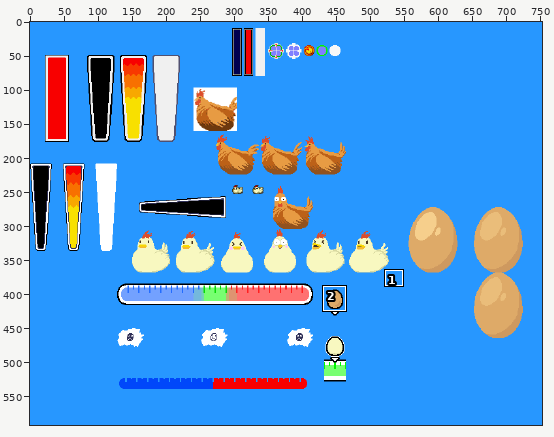
Two versions of one sprite sheet, assets/images/sprites_p.png. The first picture is a wide view before the edit; the outline marks the close-up.
Close-up. The starting point:
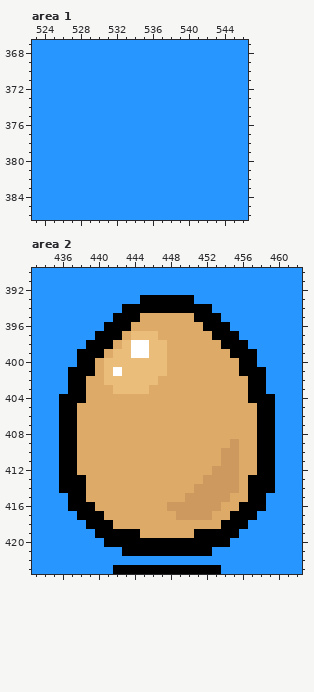
The file is 752x592 pixels. Colours within 5 levels of each other are drawn and written as one. Shown: area 1: x 523..546, y 367..386; area 2: x 433..462, y 390..423. The commit also changed other parts of the picture, which this record leaves out.
After:
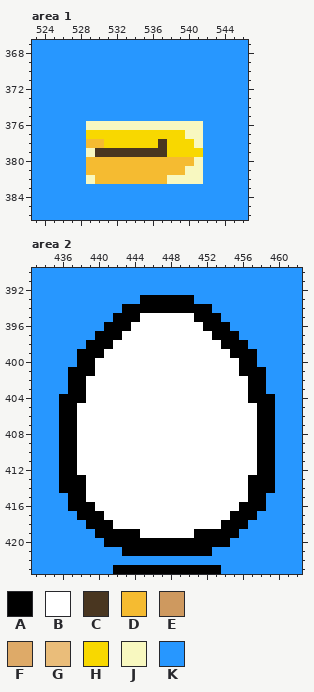
Palette (. is transparent): A #000000  B #ffffff  C #493620  D #f5bb31  E #ce995f  F #deaa68  G #eabd7a  H #f8d800  J #f8f8c0  K #2797ff
The edit:
{"where": "area 1"}
{"y":376,"x":529,"old":"KKKKKKKKKKKKK","new":"JJJJJJJJJJJJJ"}
{"y":377,"x":529,"old":"KKKKKKKKKKKKK","new":"HHHHHHHHHHHJJ"}
{"y":378,"x":529,"old":"KKKKKKKKKKKKK","new":"DDHHHHHHCHHHJ"}
{"y":379,"x":529,"old":"KKKKKKKKKKKKK","new":"JCCCCCCCCHHHH"}
{"y":380,"x":529,"old":"KKKKKKKKKKKKK","new":"DDDDDDDDDDDDJ"}
{"y":381,"x":529,"old":"KKKKKKKKKKKKK","new":"DDDDDDDDDDDJJ"}
{"y":382,"x":529,"old":"KKKKKKKKKKKKK","new":"JDDDDDDDDJJJJ"}
{"where": "area 2"}
{"y":395,"x":445,"old":"FFFFFF","new":"BBBBBB"}
{"y":396,"x":444,"old":"FFFFFFFF","new":"BBBBBBBB"}
{"y":397,"x":443,"old":"FGGGFFFFFF","new":"BBBBBBBBBB"}
{"y":398,"x":442,"old":"FG","new":"BB"}
{"y":398,"x":446,"old":"GGFFFFFF","new":"BBBBBBBB"}
{"y":399,"x":441,"old":"FGG","new":"BBB"}
{"y":399,"x":446,"old":"GGFFFFFFF","new":"BBBBBBBBB"}
{"y":400,"x":440,"old":"FGGGGGGGFFFFFFFF","new":"BBBBBBBBBBBBBBBB"}
{"y":401,"x":440,"old":"FG","new":"BB"}
{"y":401,"x":443,"old":"GGGGGFFFFFFFF","new":"BBBBBBBBBBBBB"}
{"y":402,"x":439,"old":"FFGGGGGGFFFFFFFFFF","new":"BBBBBBBBBBBBBBBBBB"}
{"y":403,"x":439,"old":"FFFGGGGFFFFFFFFFFF","new":"BBBBBBBBBBBBBBBBBB"}
{"y":404,"x":439,"old":"FFFFFFFFFFFFFFFFFF","new":"BBBBBBBBBBBBBBBBBB"}
{"y":405,"x":438,"old":"FFFFFFFFFFFFFFFFFFFF","new":"BBBBBBBBBBBBBBBBBBBB"}
{"y":406,"x":438,"old":"FFFFFFFFFFFFFFFFFFFF","new":"BBBBBBBBBBBBBBBBBBBB"}
{"y":407,"x":438,"old":"FFFFFFFFFFFFFFFFFFFF","new":"BBBBBBBBBBBBBBBBBBBB"}
{"y":408,"x":438,"old":"FFFFFFFFFFFFFFFFFFFF","new":"BBBBBBBBBBBBBBBBBBBB"}
{"y":409,"x":438,"old":"FFFFFFFFFFFFFFFFFEFF","new":"BBBBBBBBBBBBBBBBBBBB"}
{"y":410,"x":438,"old":"FFFFFFFFFFFFFFFFEEFF","new":"BBBBBBBBBBBBBBBBBBBB"}
{"y":411,"x":438,"old":"FFFFFFFFFFFFFFFFEEFF","new":"BBBBBBBBBBBBBBBBBBBB"}
{"y":412,"x":438,"old":"FFFFFFFFFFFFFFFEEEFF","new":"BBBBBBBBBBBBBBBBBBBB"}
{"y":413,"x":439,"old":"FFFFFFFFFFFFFEEEEF","new":"BBBBBBBBBBBBBBBBBB"}
{"y":414,"x":439,"old":"FFFFFFFFFFFFEEEEEF","new":"BBBBBBBBBBBBBBBBBB"}
{"y":415,"x":439,"old":"FFFFFFFFFFFEEEEEFF","new":"BBBBBBBBBBBBBBBBBB"}
{"y":416,"x":440,"old":"FFFFFFFFEEEEEEFF","new":"BBBBBBBBBBBBBBBB"}
{"y":417,"x":441,"old":"FFFFFFFFEEEEFF","new":"BBBBBBBBBBBBBB"}
{"y":418,"x":442,"old":"FFFFFFFFFFFF","new":"BBBBBBBBBBBB"}
{"y":419,"x":445,"old":"FFFFFF","new":"BBBBBB"}
